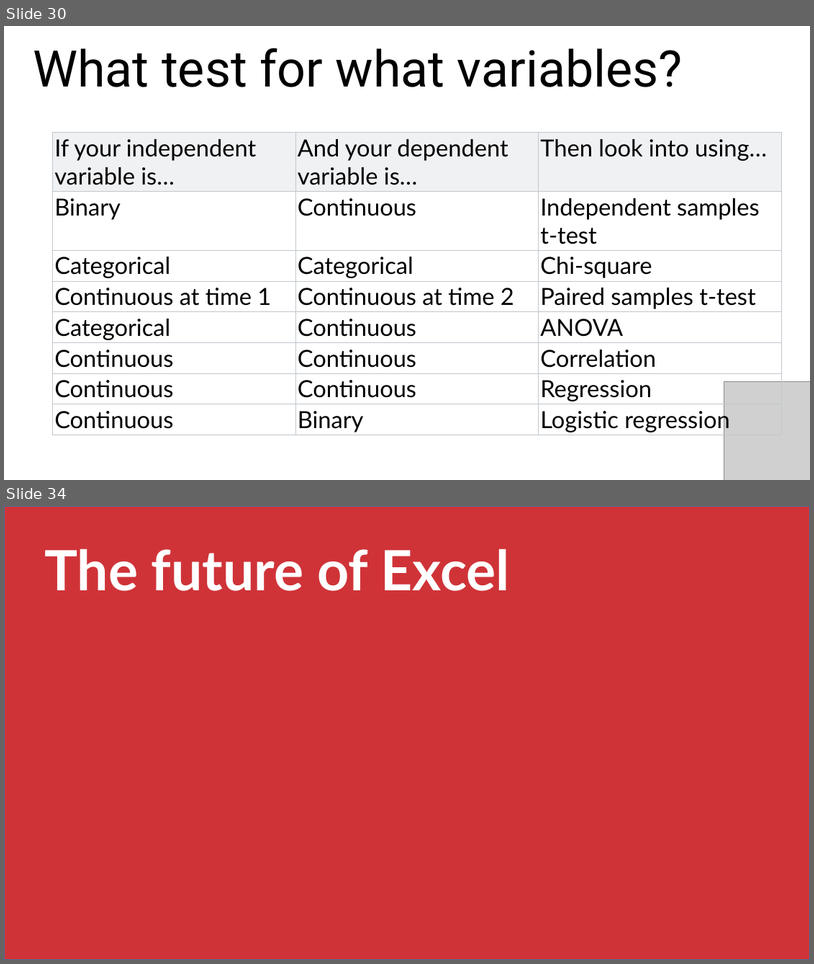
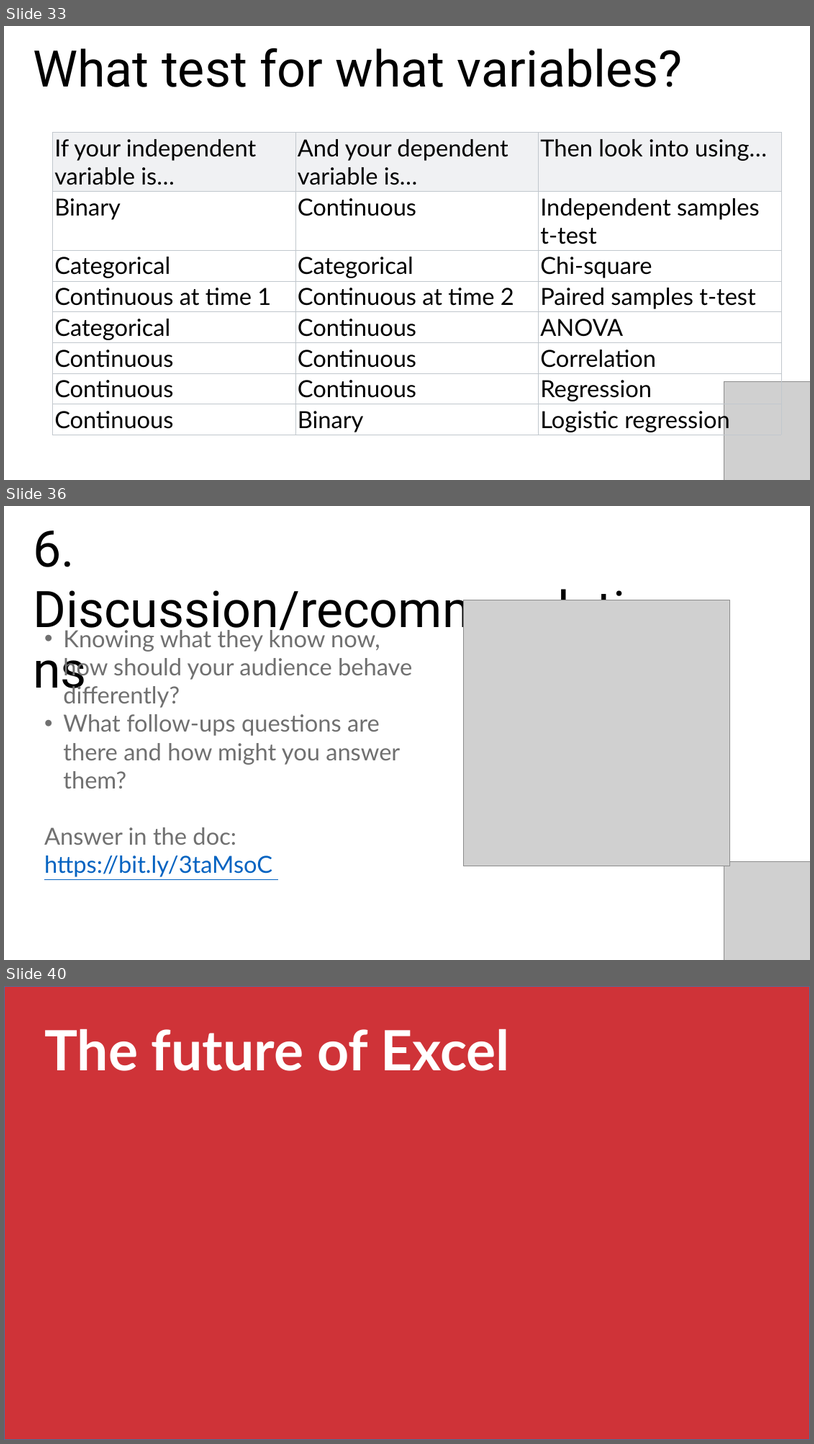
Before and after one commit to stringfestdata/aina-foundations-of-analytics, a slide deck: aina-foundations-of-analytics.pptx. Shown one above the other, each under a label of ours: slides 30 and 34 before the commit, slides 33, 36 and 40 after it; the slides between them are not shown. The pictures are 814x964 and 814x1444 pixels, drawn with LibreOffice and Linux fonts; fonts in the diff are those of the drawing; grey boxes stand for pictures. Boxes give left, top, right and bottom in pixels: in the first picture for what was removed or moved away, otherwise in the second. Text is boxed around its words. In the diff, an @@ line names an element or a change of style, - is before the commit and + after.

```diff
--- a/aina-foundations-of-analytics.pptx
+++ b/aina-foundations-of-analytics.pptx
@@ slide 36 added at box(4, 506, 810, 960), background #FFFFFF @@
@@ text added at box(33, 530, 654, 638), 60 pt, text #000000 @@
+6. Discussion/recommendations
@@ picture added at box(464, 600, 730, 866) @@
@@ text added at box(44, 626, 412, 877), 28 pt, text #707070 @@
+• Knowing what they know now, how should your audience behave differently?
+• What follow-ups questions are there and how might you answer them?
+Answer in the doc: https://bit.ly/3taMsoC
@@ picture added at box(725, 861, 810, 960) @@
@@ what was slide 30 is now slide 33 @@
@@ what was slide 34 is now slide 40 @@
```
Also in this commit, not shown: 4 slides changed, 6 other slides added, 2 slides removed, 6 other files.
